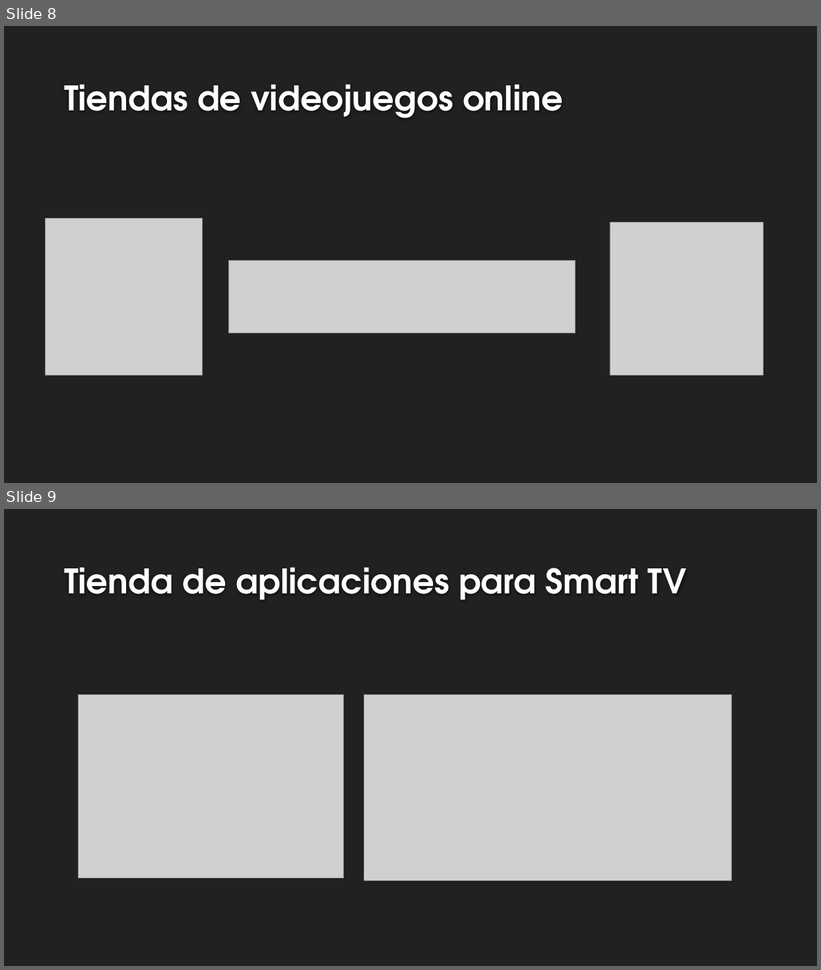
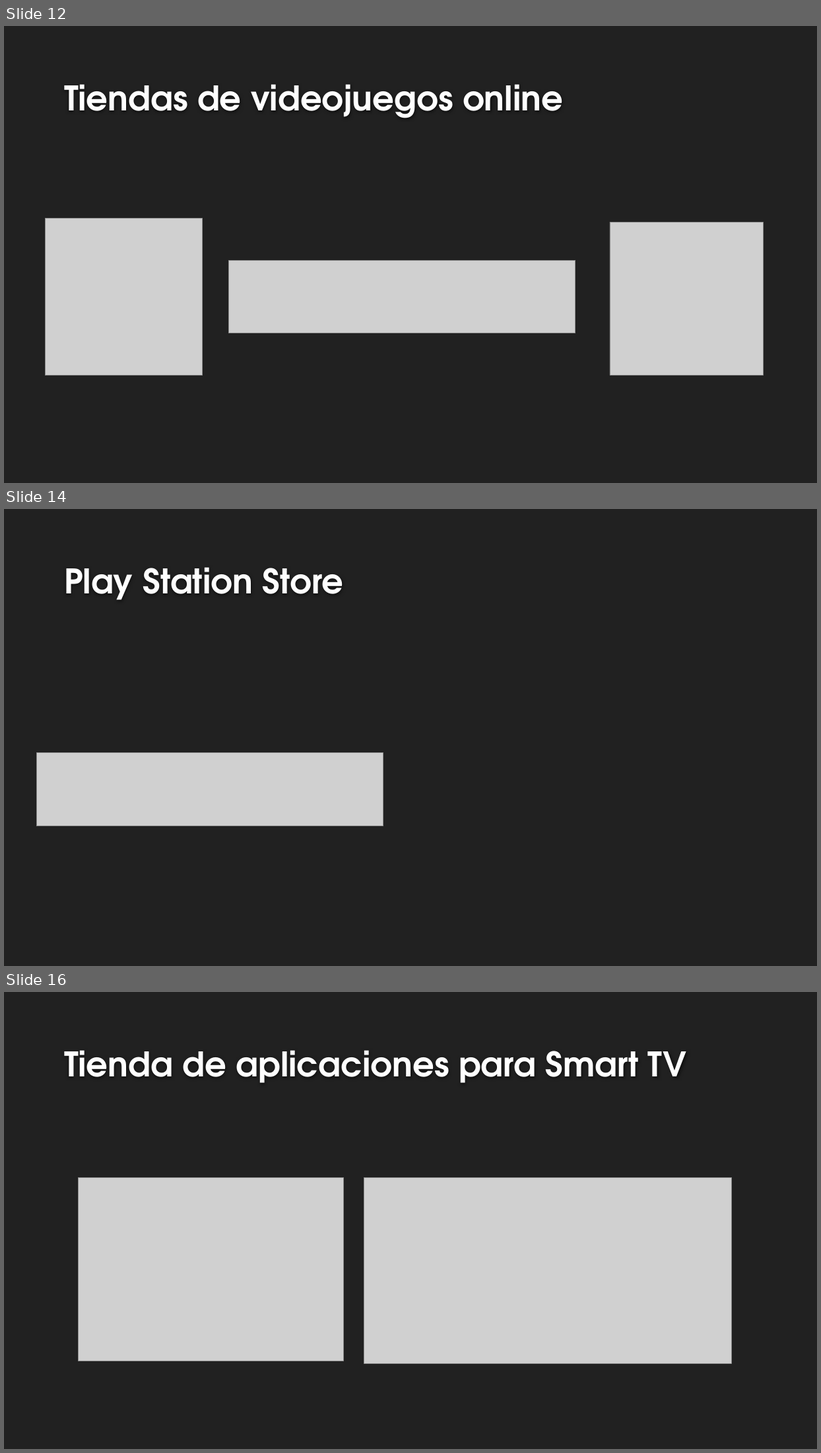
Before and after one commit to ABPMultimediaUA/SchoolApp, a slide deck: PM-TEMA 8 v1.pptx. Shown one above the other, each under a label of ours: slides 8 and 9 before the commit, slides 12, 14 and 16 after it; the slides between them are not shown. The pictures are 821x970 and 821x1453 pixels, drawn with LibreOffice and Linux fonts; fonts in the diff are those of the drawing; grey boxes stand for pictures; background and template pictures are left out. Boxes give left, top, right and bottom in pixels: in the first picture for what was removed or moved away, otherwise in the second. Text is boxed around its words. In the diff, an @@ line names an element or a change of style, - is before the commit and + after.

```diff
--- a/PM-TEMA 8 v1.pptx
+++ b/PM-TEMA 8 v1.pptx
@@ slide 14 added at <box>4,509,817,966</box>, background #212121 @@
@@ title added at <box>64,567,344,600</box>, 40 pt, text #FEFEFE, bold @@
+Play Station Store
@@ picture added at <box>36,753,384,826</box> @@
@@ what was slide 8 is now slide 12 @@
@@ what was slide 9 is now slide 16 @@
```
Also in this commit, not shown: 1 slide changed, 7 other slides added.
